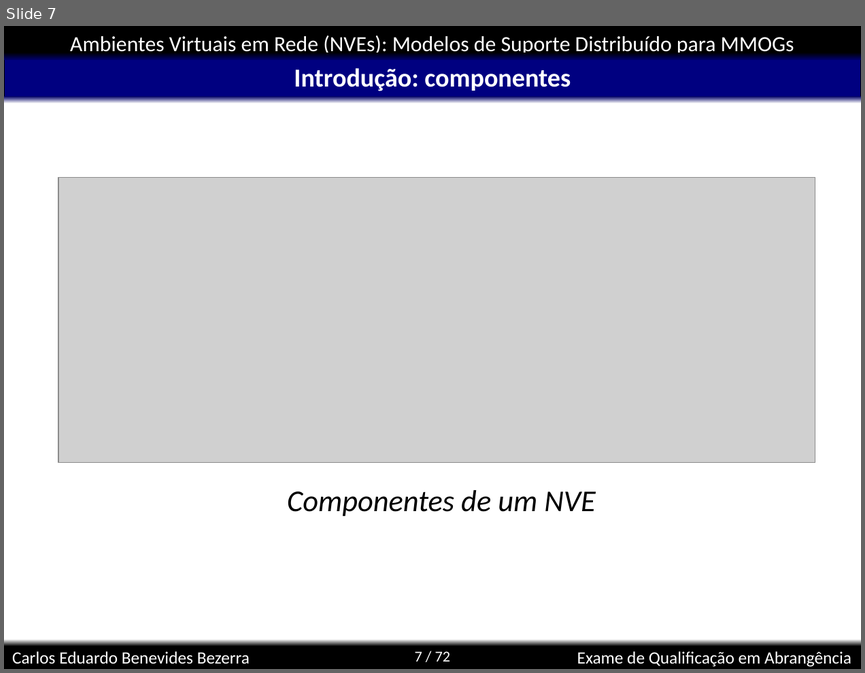
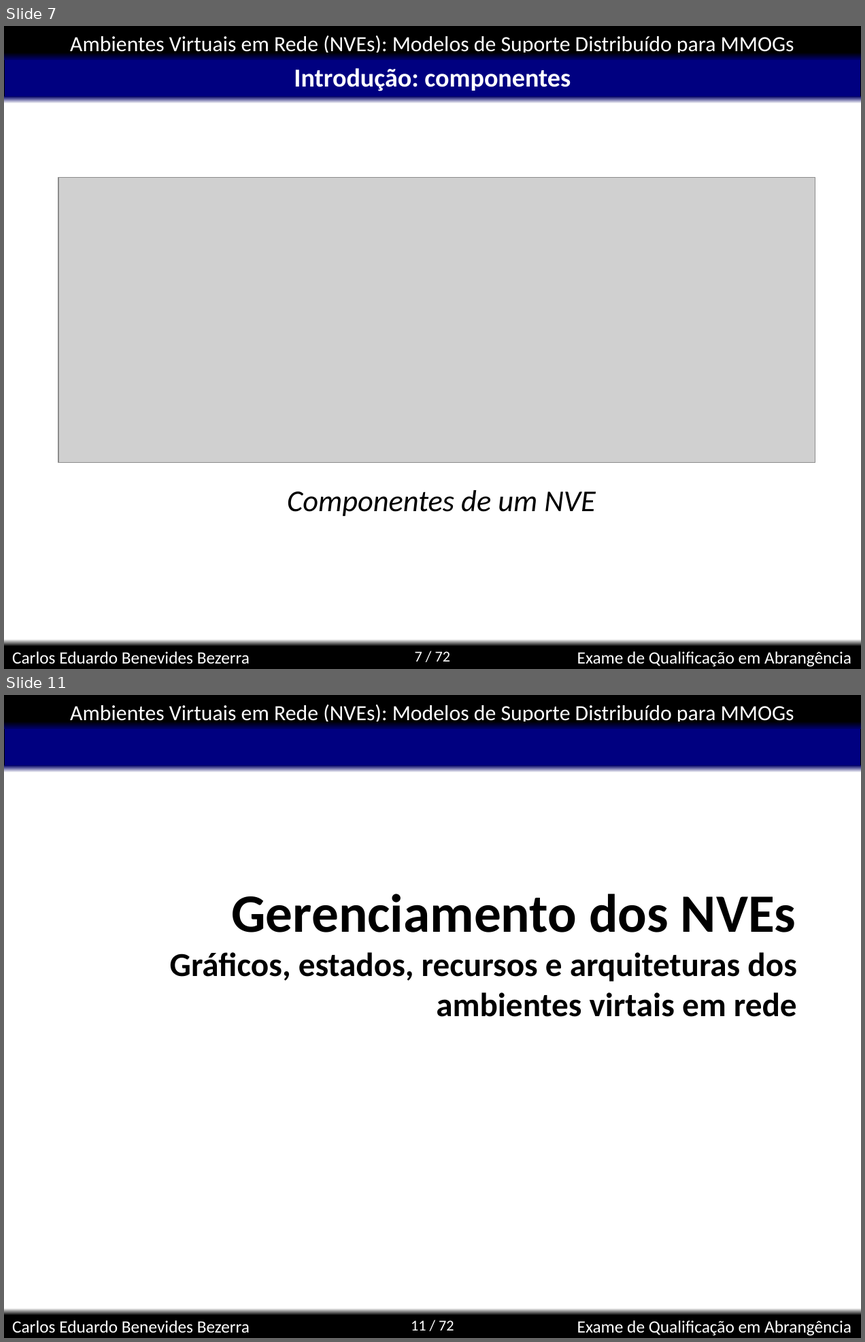
Before and after one commit to kdubezerra/kdubezerra, a slide deck: disciplinas/cmp600/app.ppt. Shown one above the other, each under a label of ours: slide 7 before the commit, slides 7 and 11 after it; the slides between them are not shown. The pictures are 865x673 and 865x1342 pixels, drawn with LibreOffice and Linux fonts; fonts in the diff are those of the drawing; grey boxes stand for pictures; background and template pictures are left out. Boxes give left, top, right and bottom in pixels: in the first picture for what was removed or moved away, otherwise in the second. Text is boxed around its words. In the diff, an @@ line names an element or a change of style, - is before the commit and + after.

```diff
--- a/disciplinas/cmp600/app.ppt
+++ b/disciplinas/cmp600/app.ppt
@@ slide 11 added at <box>4,695,861,1338</box>, background #FFFFFF; not listed: 8 template elements that a slide beside it also shows @@
@@ title added at <box>170,894,797,1017</box>, 31 pt, text #000000, bold @@
+Gerenciamento dos NVEs
+Gráficos, estados, recursos e arquiteturas dos ambientes virtais em rede
```
Also in this commit, not shown: 1 slide changed, 8 other slides added, 1 slide removed, 3 other files.
